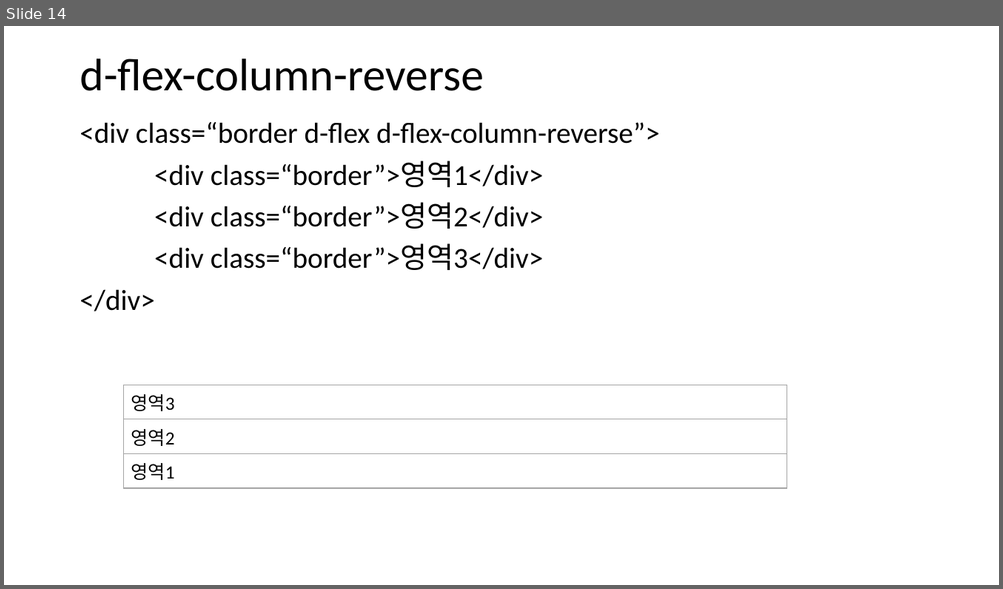
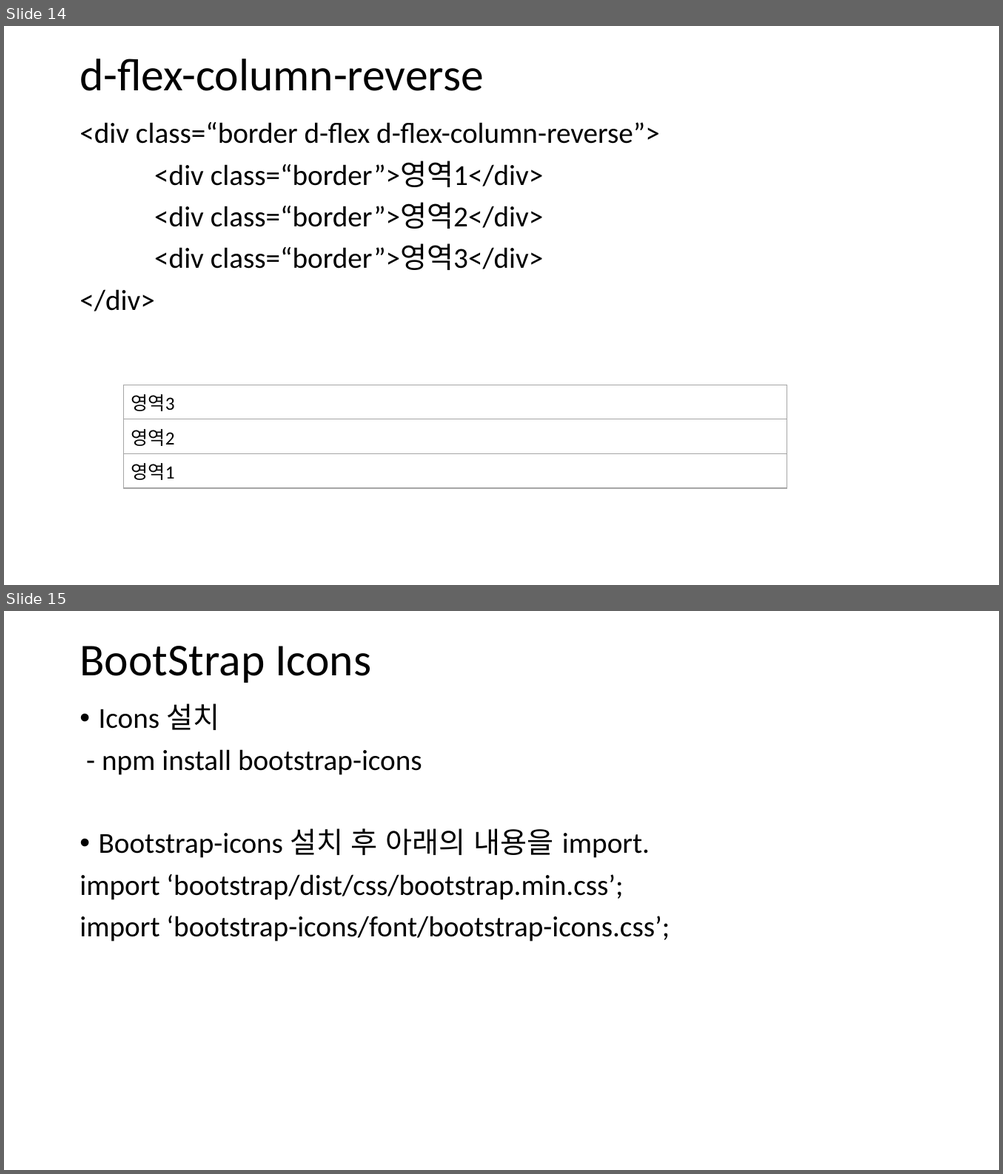
Before and after one commit to eleutheria80/bootstrap, a slide deck: documents/bootstrap_gridsystem.pptx. Shown one above the other, each under a label of ours: slide 14 before the commit, slides 14 and 15 after it. The pictures are 1003x589 and 1003x1174 pixels, drawn with LibreOffice and Linux fonts; fonts in the diff are those of the drawing. Boxes give left, top, right and bottom in pixels: in the first picture for what was removed or moved away, otherwise in the second. Text is boxed around its words. In the diff, an @@ line names an element or a change of style, - is before the commit and + after.

```diff
--- a/documents/bootstrap_gridsystem.pptx
+++ b/documents/bootstrap_gridsystem.pptx
@@ slide 15 added at [4,611,999,1170], background #FFFFFF @@
@@ text added at [79,646,371,683], 44 pt, text #000000 @@
+BootStrap Icons
@@ text added at [79,703,669,942], 28 pt, text #000000 @@
+• Icons 설치
+- npm install bootstrap-icons
+• Bootstrap-icons 설치 후 아래의 내용을 import.
+import ‘bootstrap/dist/css/bootstrap.min.css’;
+import ‘bootstrap-icons/font/bootstrap-icons.css’;
```
Also in this commit, not shown: 3 other files.
